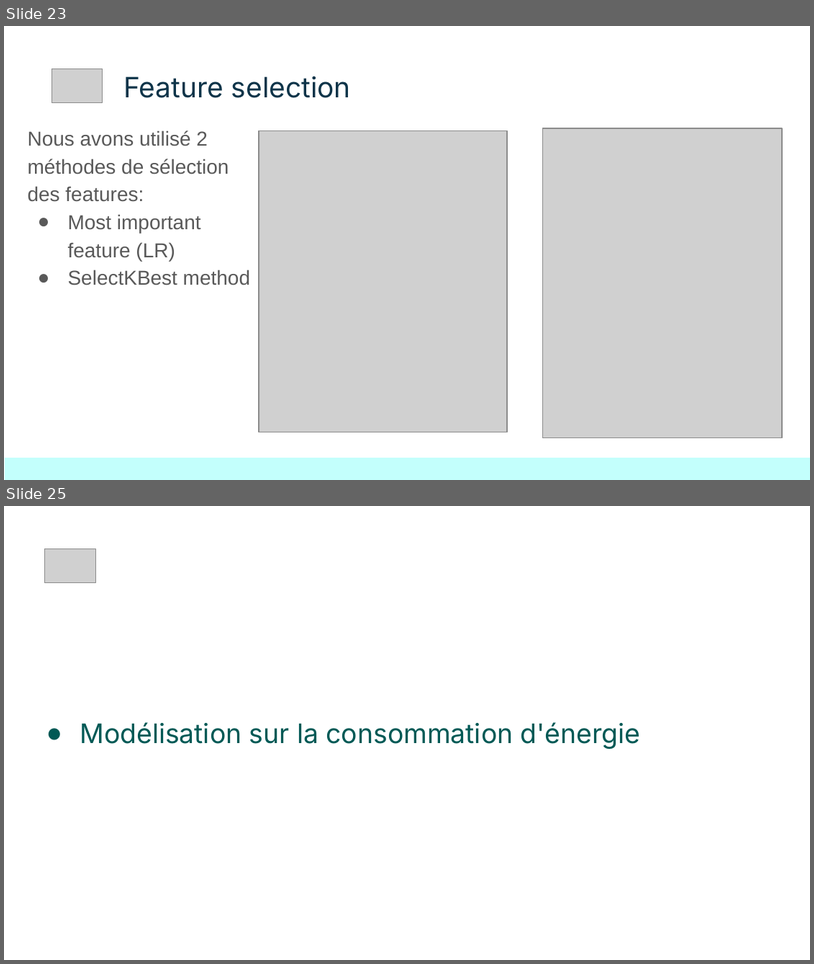
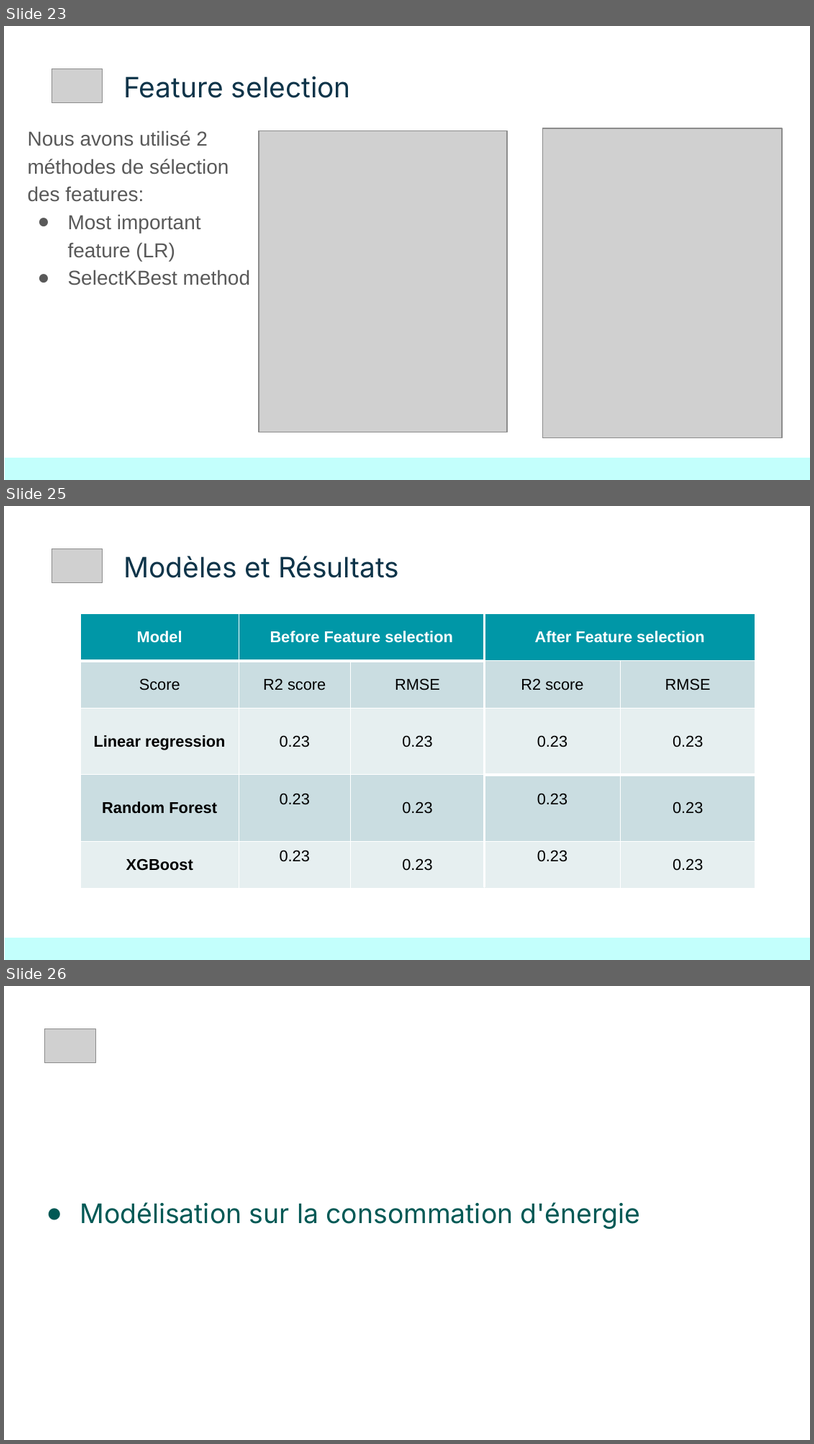
Before and after one commit to baigalmaa-baatar/Predict-energy-consumption, a slide deck: modeling/Final_Project_Slides.pptx. Shown one above the other, each under a label of ours: slides 23 and 25 before the commit, slides 23, 25 and 26 after it; the slides between them are not shown. The pictures are 814x964 and 814x1444 pixels, drawn with LibreOffice and Linux fonts; fonts in the diff are those of the drawing; grey boxes stand for pictures. Boxes give left, top, right and bottom in pixels: in the first picture for what was removed or moved away, otherwise in the second. Text is boxed around its words. In the diff, an @@ line names an element or a change of style, - is before the commit and + after.

```diff
--- a/modeling/Final_Project_Slides.pptx
+++ b/modeling/Final_Project_Slides.pptx
@@ slide 25 added at (4,506,810,960), background #FFFFFF @@
@@ picture added at (52,548,103,582) @@
@@ title added at (124,556,399,578), 25 pt, text #0E3449 @@
+Modèles et Résultats
@@ table added at (80,613,756,878), 5 rows, 5 columns @@
+Model | Before Feature selection |  | After Feature selection | 
+Score | R2 score | RMSE | R2 score | RMSE
+Linear regression | 0.23 | 0.23 | 0.23 | 0.23
+Random Forest | 0.23 | 0.23 | 0.23 | 0.23
+XGBoost | 0.23 | 0.23 | 0.23 | 0.23
@@ line added from (485, 614) to (485, 888), #FFFFFF 2.25 pt @@
@@ rectangle added at (5,937,810,959), fill #C3FFFC @@
@@ what was slide 25 is now slide 26 @@
```
Also in this commit, not shown: 1 slide changed.
